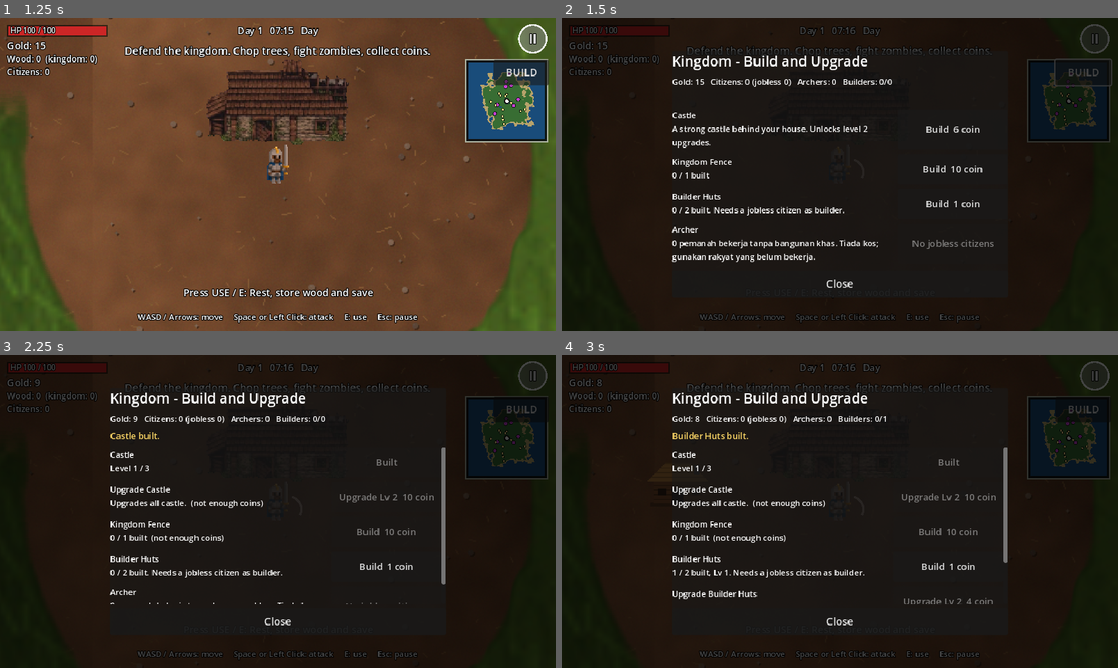
Above: before the commit, frames 1-4 (two rows, left to right).
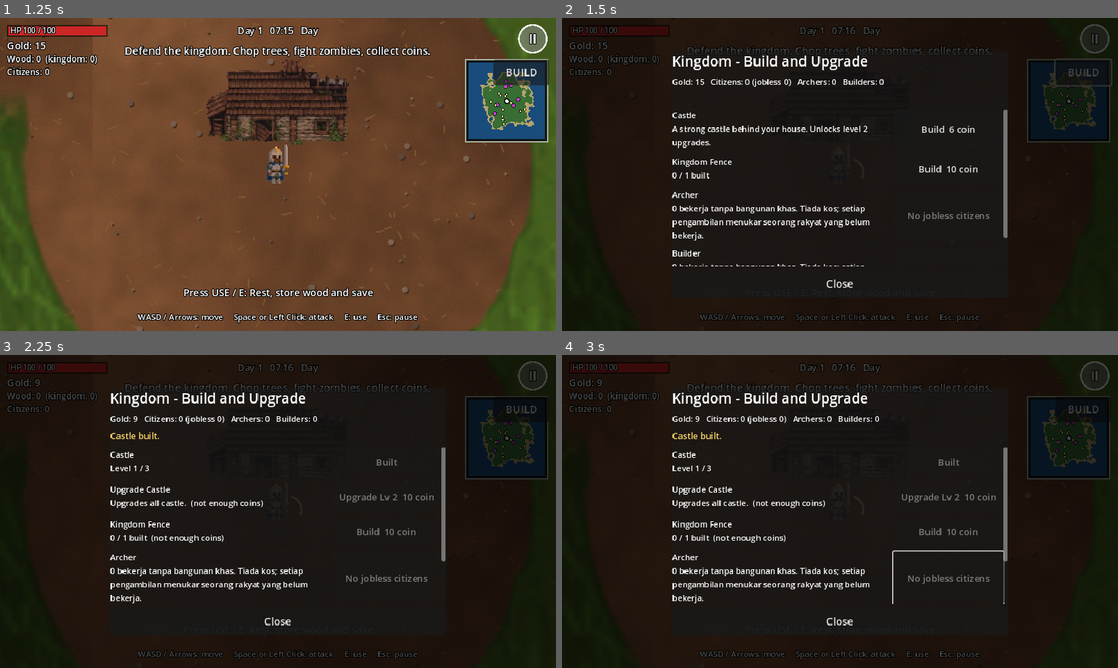
Above: after the commit, the same moments.

Repository: afie-boop/The-Fallen-Kingdom
Game: Godot game, scene res://scenes/main_menu.tscn
The game is run twice, just before and just after one commit, with the same random seed, the same clock (stepped at 60 frames per second) and the same inputs.
Inputs (mouse positions are in pixels of both pictures, inside the frame that each line leads up to):
- Up to frame 1 (1.25 s): click "New Game" at 0.5 s
- Up to frame 2 (1.5 s): click "BUILD" at 1.25 s
- Up to frame 3 (2.25 s): click "Build 6 coin" at 2 s
- Up to frame 4 (3 s): click (945, 567) at 2.75 s, where only the run before the commit has a clickable "Build 1 coin"

Frame 1 is identical in both runs. In frame 2, 2.8% of the frame differs, in the area x 19-81%, y 19-80%; in frame 3, 1.3%; in frame 4, 1.9%.

Commit message:
Assign archer and builder jobs directly to citizens

Diff:
--- a/extracted/The-Fallen-Kingdom/scripts/kingdom_manager.gd
+++ b/extracted/The-Fallen-Kingdom/scripts/kingdom_manager.gd
@@ -5,9 +5,9 @@
 ## Costs are paid from the acting player's PERSONAL wallet. All numbers live in GameConfig.
 
 const STRUCTURE_SCENE: PackedScene = preload("res://scenes/structure.tscn")
-const KINDS: Array[String] = ["castle", "wall", "builder_hut"]
-const NAMES: Dictionary = {"castle": "Castle", "wall": "Kingdom Fence", "builder_hut": "Builder Huts"}
-const JOBS: Dictionary = {"builder_hut": "builder"}
+const KINDS: Array[String] = ["castle", "wall"]
+const NAMES: Dictionary = {"castle": "Castle", "wall": "Kingdom Fence"}
+const JOBS: Dictionary = {}
 const MAX_LEVEL: int = 3
 const MAX_FENCE_LEVEL: int = 5
 const FENCE_SCRIPT: Script = preload("res://scripts/kingdom_fence.gd")
@@ -21,7 +21,6 @@
         Vector2(-230, 70), Vector2(230, 70),
         Vector2(-120, 130), Vector2(120, 130),
     ],
-    "builder_hut": [Vector2(-140, 22), Vector2(140, 22)],
 }
 
 signal changed
@@ -88,8 +87,6 @@
             arr = GameConfig.cost_wall
         "archer_post":
             arr = GameConfig.cost_archer_post
-        "builder_hut":
-            arr = GameConfig.cost_builder_hut
         _:
             arr = GameConfig.cost_castle
     return int(arr[clampi(level_index, 0, arr.size() - 1)])
@@ -115,9 +112,9 @@
         citizens += 1
         if (c as Citizen).job == "":
             jobless += 1
-    return "Gold: %d   Citizens: %d (jobless %d)   Archers: %d   Builders: %d/%d" % [
+    return "Gold: %d   Citizens: %d (jobless %d)   Archers: %d   Builders: %d" % [
         GameState.get_gold(), citizens, jobless,
-        _job_count("archer"), _workers("builder_hut"), count("builder_hut")]
+        _job_count("archer"), _job_count("builder")]
 
 
 func _workers(kind: String) -> int:
@@ -199,26 +196,28 @@
                     up_enabled = true
             rows.append({"title": "Upgrade %s" % NAMES[kind], "info": up_info, "button": up_btn, "enabled": up_enabled, "kind": kind, "action": "upgrade"})
     var available_citizens: int = _jobless_count()
-    rows.append({
-        "title": "Archer",
-        "info": "%d pemanah bekerja tanpa bangunan khas. Tiada kos; gunakan rakyat yang belum bekerja." % _job_count("archer"),
-        "button": "Assign 1 citizen" if available_citizens > 0 else "No jobless citizens",
-        "enabled": available_citizens > 0,
-        "kind": "archer",
-        "action": "hire"
-    })
+    for job_name in ["archer", "builder"]:
+        var job_title: String = "Archer" if job_name == "archer" else "Builder"
+        rows.append({
+            "title": job_title,
+            "info": "%d bekerja tanpa bangunan khas. Tiada kos; setiap pengambilan menukar seorang rakyat yang belum bekerja." % _job_count(job_name),
+            "button": "Assign 1 citizen" if available_citizens > 0 else "No jobless citizens",
+            "enabled": available_citizens > 0,
+            "kind": job_name,
+            "action": "hire"
+        })
     return rows
 
 
 ## Performs a menu action for a player. Returns a short result message.
 func do_action(kind: String, action: String, player_id: int) -> String:
-    if kind == "archer" and action == "hire":
+    if kind in ["archer", "builder"] and action == "hire":
         for c in get_tree().get_nodes_in_group("citizens"):
             var cz := c as Citizen
             if cz != null and cz.job == "":
-                cz.set_job("archer", null)
+                cz.set_job(kind, null)
                 changed.emit()
-                return "Citizen assigned as an archer."
+                return "Citizen assigned as a %s." % kind
         return "No jobless citizens available."
     if not SLOTS.has(kind):
         return ""
